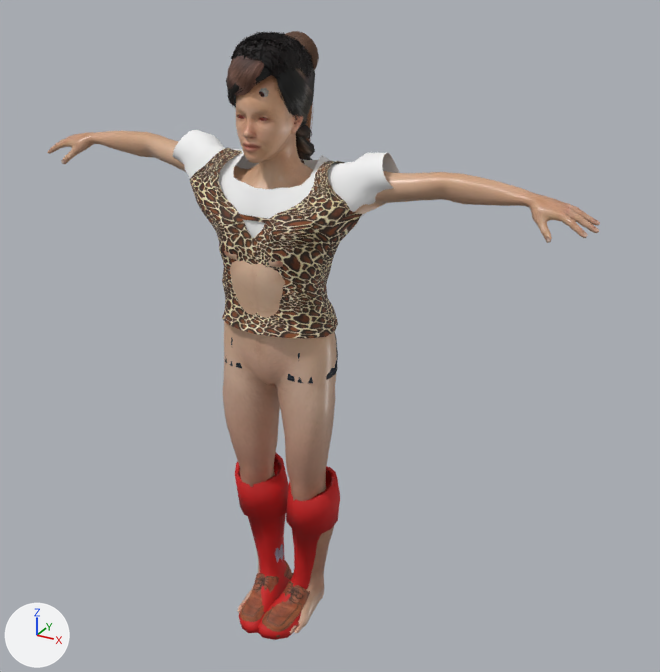
Two versions of the glTF model FEL-full-app/public/models/candidates/fel-kit-male.glb, one commit apart.
Both versions are drawn from a 50 mm lens placed at (1.263, -2.036, 1.959), pointed at (0.115, 0.051, 0.915). Arrows for +X, +Y and +Z are at lower left; the lights stay in place. The older version comes first. Vertices at exactly the same position are counted once.

Names of what the first picture shows: 'Body', 'Hair_afro', 'Hair_braids', 'Hair_buzz', 'Kit_shoes_shoes_evo', 'Kit_shoes_shoes_flight', 'Kit_tops_top_bonds', 'Kit_tops_top_lab' and 5 more.
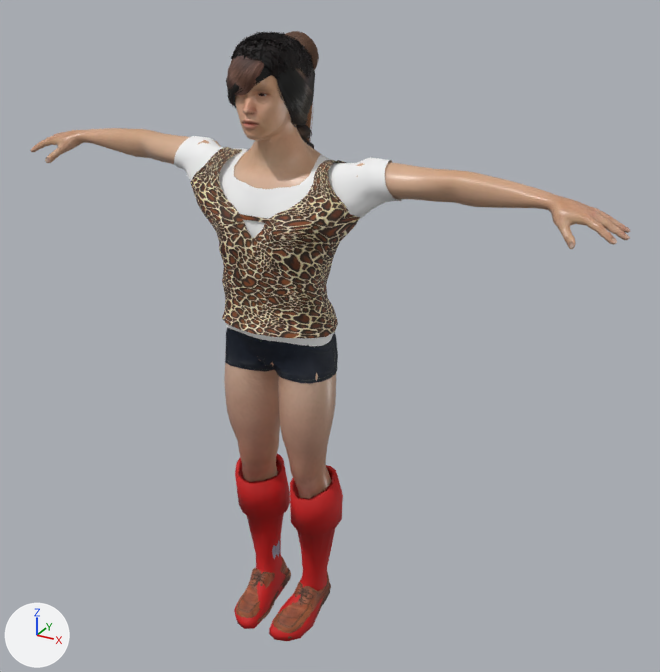
Where the change shows, as pixel boxes (x1, y1, x2, y2) in the pictures (660 x 672 px; the box of a moved part takes in the faces that stretch with it):
'Body', reshaped
    before: (47, 75, 600, 634)
    after: (30, 75, 630, 499)
'Kit_shoes_shoes_evo', reshaped
    before: (235, 453, 340, 640)
    after: (234, 453, 343, 641)
'Kit_tops_top_lab', reshaped
    before: (173, 130, 400, 238)
    after: (174, 136, 403, 346)
'Kit_shoes_shoes_flight', reshaped
    before: (240, 544, 310, 637)
    after: (236, 541, 331, 639)
part 3 of me_shoes01, moved or reshaped
    before: (262, 580, 310, 637)
    after: (273, 572, 331, 639)
part 4 of me_shoes01, moved or reshaped
    before: (240, 561, 293, 624)
    after: (236, 556, 291, 623)
part 5 of me_shoes01, moved or reshaped
    before: (275, 544, 285, 562)
    after: (272, 541, 281, 559)
part 6 of me_crude_male_shirt, moved or reshaped
    before: (173, 130, 400, 219)
    after: (174, 136, 403, 220)

Edits to the bpy script that builds the scene:
```text
Change me_base:
    used by ob_body; location = (0.0, 0.0, 0.0)
    remove me_base.from_pydata(...)  # 13380 vertices, 26756 faces; spans x -0.83..0.83, y -0.19..0.1, z -0.01..1.67
    add me_base.from_pydata(...)  # 13380 vertices, 26756 faces; spans x -0.9..0.9, y -0.19..0.1, z -0.01..1.71
    me_base part 1: 13001 of 13380 vertices moved; they spanned x -0.83..0.83, y -0.19..0.1, z -0.01..1.67 and now span x -0.9..0.9, y -0.19..0.1, z -0.01..1.71; mean shift (0.0, 0.0, 0.03); largest move (-0.06, -0.11, 0.54) -> (-0.06, -0.12, 0.64)
Change me_hero_boots_1:
    used by ob_kit_shoes_shoes_evo; location = (0.0, 0.0, 0.0)
    remove me_hero_boots_1.from_pydata(...)  # 509 vertices, 1010 faces; spans x -0.166..0.172, y -0.219..0.074, z -0.018..0.483
    add me_hero_boots_1.from_pydata(...)  # 509 vertices, 1010 faces; spans x -0.171..0.179, y -0.201..0.08, z -0.023..0.486
    me_hero_boots_1 part 2: 509 of 509 vertices moved; they spanned x -0.166..0.172, y -0.219..0.074, z -0.018..0.483 and now span x -0.171..0.179, y -0.201..0.08, z -0.023..0.486; mean shift (0.001, 0.011, -0.002)
Change me_shoes01:
    used by ob_kit_shoes_shoes_flight; location = (0.0, 0.0, 0.0)
    remove me_shoes01.from_pydata(...)  # 638 vertices, 1162 faces; spans x -0.109..0.113, y -0.212..0.06, z -0.014..0.213
    add me_shoes01.from_pydata(...)  # 638 vertices, 1162 faces; spans x -0.126..0.132, y -0.194..0.078, z -0.018..0.213
    me_shoes01 part 3: the loose piece of 231 vertices spanning x -0.013..0.096, y -0.205..0.06, z -0.014..0.101 is multiplied about its middle by the matrix ((0.998, 0.008, -0.065), (-0.01, 0.999, -0.032), (0.065, 0.033, 0.997)), then moved by (0.029, 0.017, -0.004)
    me_shoes01 part 4: the loose piece of 225 vertices spanning x -0.094..0.015, y -0.212..0.053, z -0.013..0.102 is multiplied about its middle by the matrix ((0.998, -0.007, 0.065), (0.009, 0.999, -0.034), (-0.064, 0.035, 0.997)), then moved by (-0.027, 0.017, -0.004)
    me_shoes01 part 5: the loose piece of 90 vertices spanning x -0.109..-0.019, y -0.099..0.035, z 0.035..0.212 is multiplied about its middle by the matrix ((0.998, -0.007, 0.065), (0.009, 0.999, -0.034), (-0.064, 0.035, 0.997)), then moved by (-0.022, 0.014, -0.001)
    other edits to the shape of me_shoes01 do not show in these pictures
Change me_crude_male_shirt:
    used by ob_kit_tops_top_lab; location = (0.0, 0.0, 0.0)
    remove me_crude_male_shirt.from_pydata(...)  # 677 vertices, 1240 faces; spans x -0.342..0.343, y -0.149..0.094, z 0.94..1.465
    add me_crude_male_shirt.from_pydata(...)  # 677 vertices, 1240 faces; spans x -0.336..0.336, y -0.149..0.094, z 0.939..1.45
    me_crude_male_shirt part 6: 299 of 677 vertices moved; they spanned x -0.342..0.343, y -0.134..0.09, z 1.208..1.465 and now span x -0.336..0.336, y -0.134..0.09, z 1.207..1.45; mean shift (0.0, 0.001, -0.008); largest move (0.342, 0.033, 1.369) -> (0.334, 0.034, 1.343)
```
